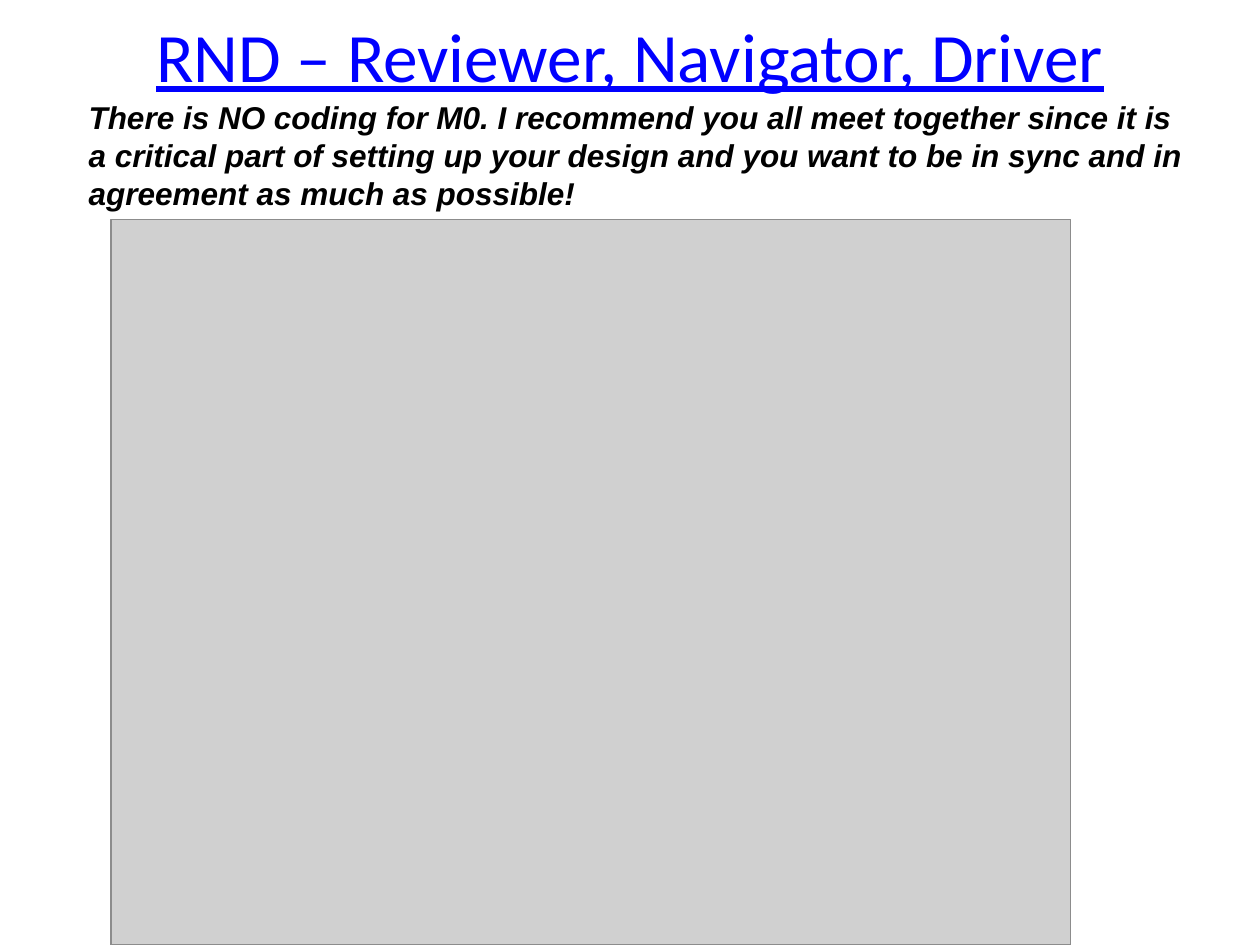
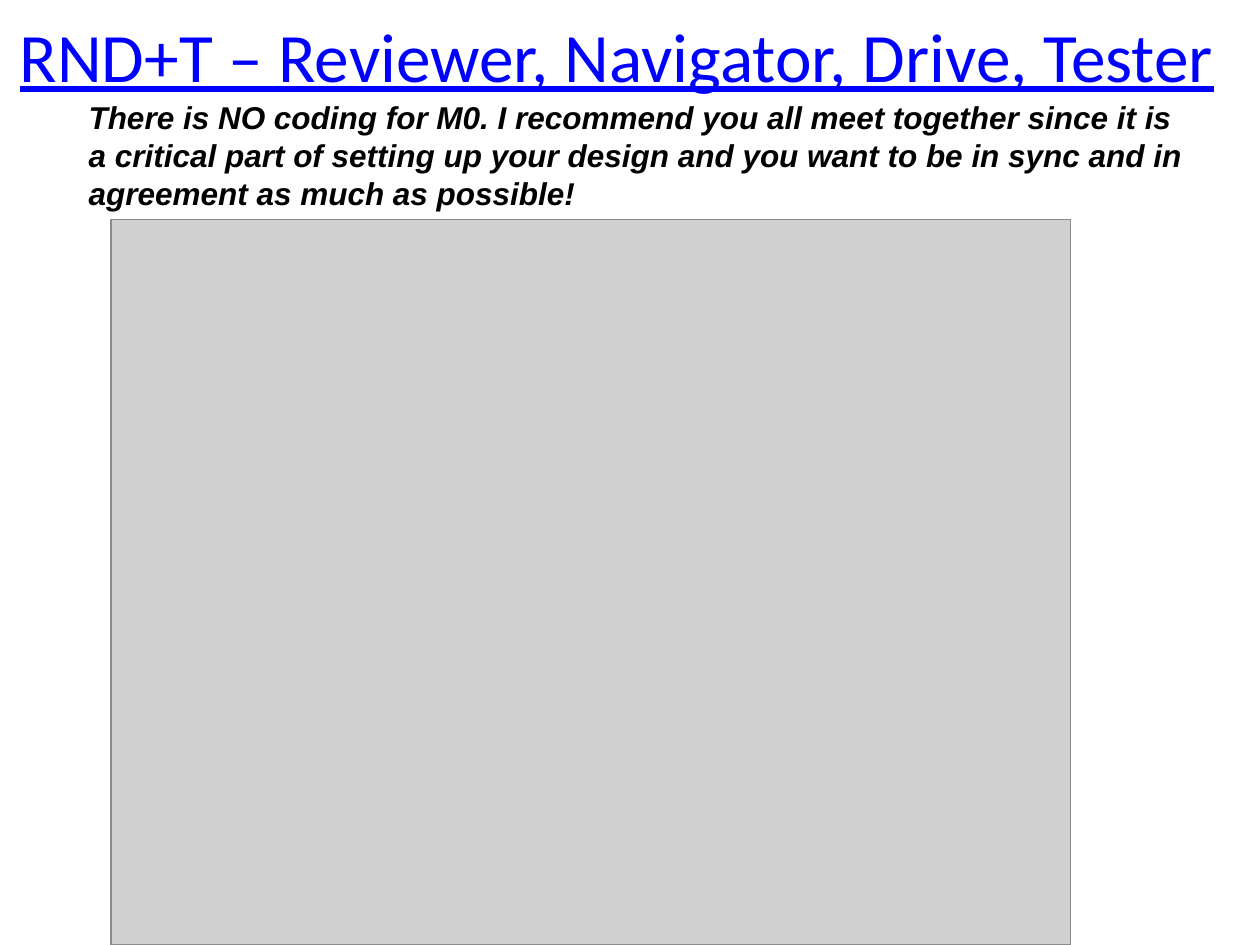
Before and after one commit to RHIT-CSSE/csse220, a slide deck: slide 6 of ClassMaterials/EventBasedGameLoop/Slides/Part3-MilestonesM0andM1.pptx. Drawn at 1260x945 pixels with LibreOffice and Linux fonts; fonts in the diff are those of the drawing; grey boxes stand for pictures. Boxes give left, top, right and bottom in pixels: in the first picture for what was removed or moved away, otherwise in the second. Text is boxed around its words. In the diff, an @@ line names an element or a change of style, - is before the commit and + after.

```diff
--- a/ClassMaterials/EventBasedGameLoop/Slides/Part3-MilestonesM0andM1.pptx
+++ b/ClassMaterials/EventBasedGameLoop/Slides/Part3-MilestonesM0andM1.pptx
@@ title at [20, 34, 1212, 94]: text changed @@
-RND – Reviewer, Navigator, Driver
+RND+T – Reviewer, Navigator, Drive, Tester
```
Also in this commit, not shown: 3 slides added, 14 other files.
